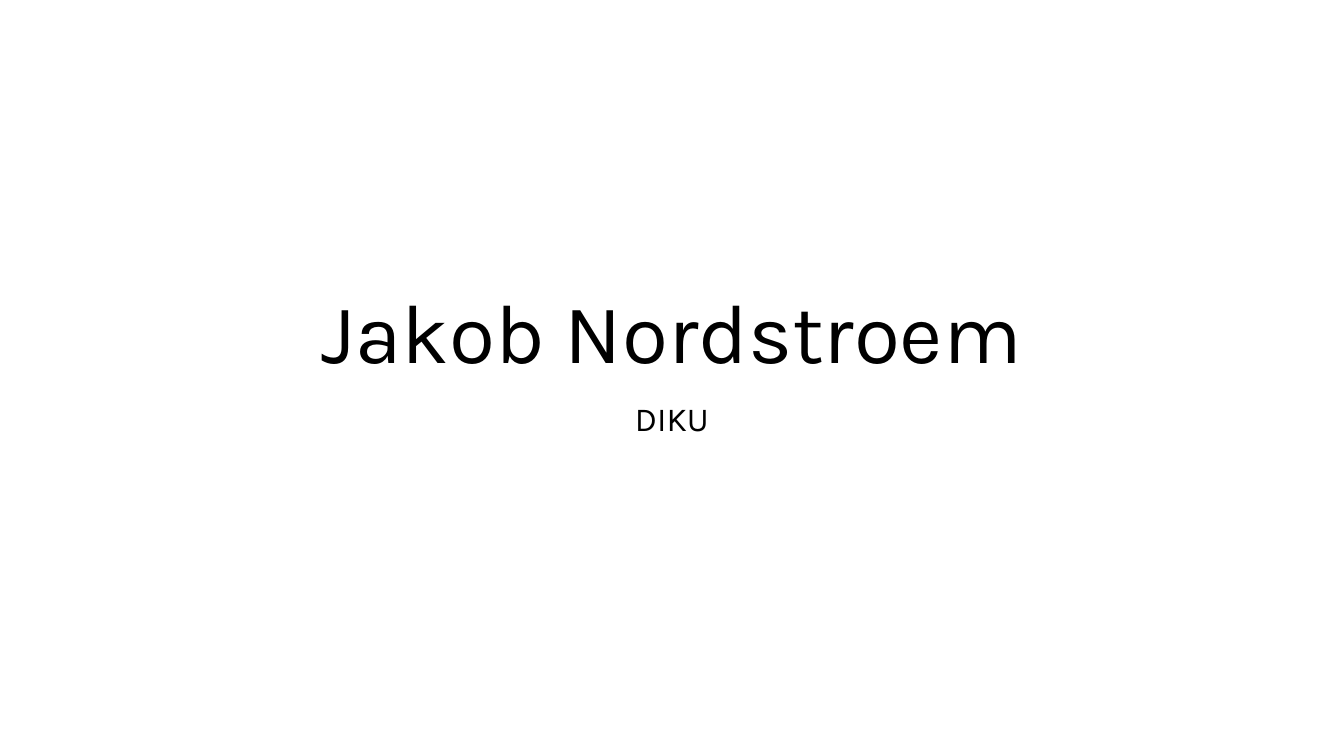
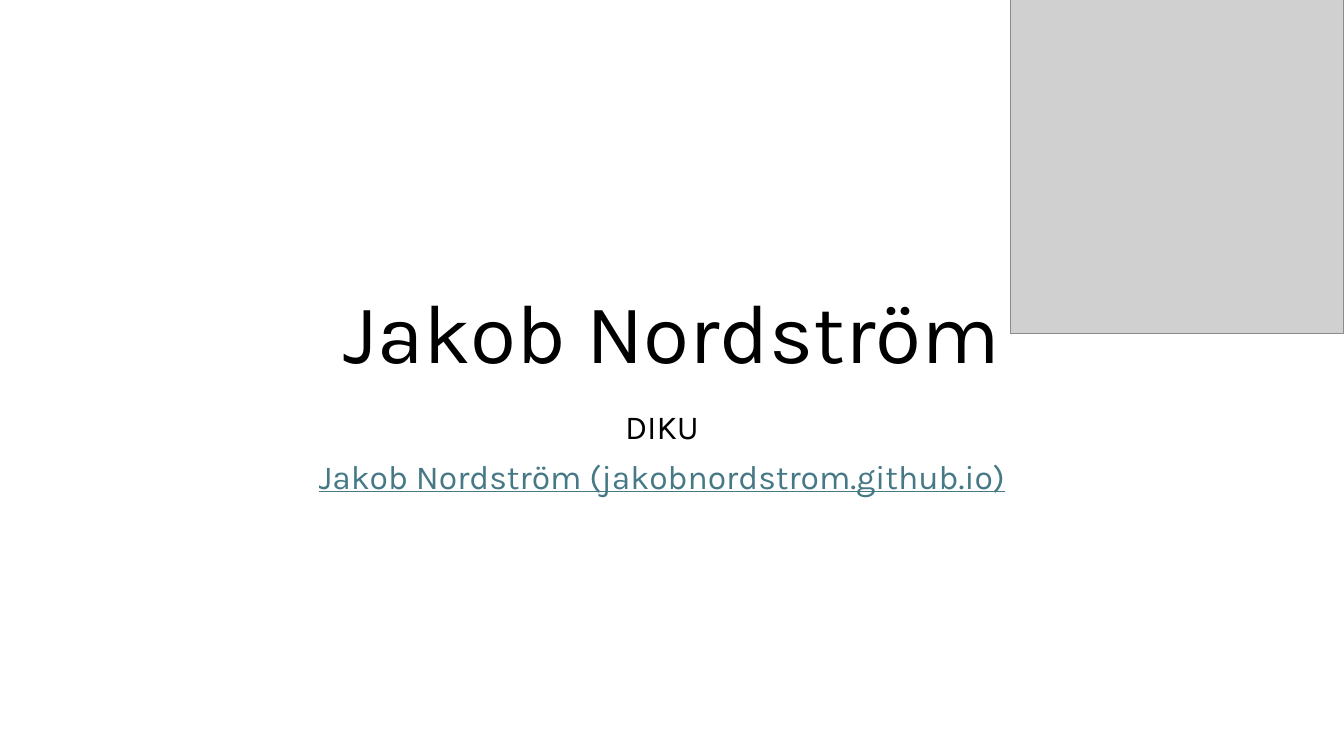
Before and after one commit to NikolajBjorner/ShonanArtOfSAT, a slide deck: slide 18 of Introductions.pptx. Drawn at 1344x756 pixels with LibreOffice and Linux fonts; fonts in the diff are those of the drawing; grey boxes stand for pictures. Boxes give left, top, right and bottom in pixels: in the first picture for what was removed or moved away, otherwise in the second. Text is boxed around its words. In the diff, an @@ line names an element or a change of style, - is before the commit and + after.

```diff
--- a/Introductions.pptx
+++ b/Introductions.pptx
@@ picture added at (1011, 0, 1344, 334) @@
@@ title at (343, 305, 1000, 364): text changed @@
-Jakob Nordstroem
+Jakob Nordström
@@ subtitle "DIKU": place and size @@
-subtitle "DIKU" at (635, 410, 709, 432)
+subtitle "DIKU" at (319, 418, 1004, 498)
@@ subtitle at (319, 464, 1004, 498): paragraph added @@
+Jakob Nordström (jakobnordstrom.github.io)
```
Also in this commit, not shown: 16 other slides changed.
